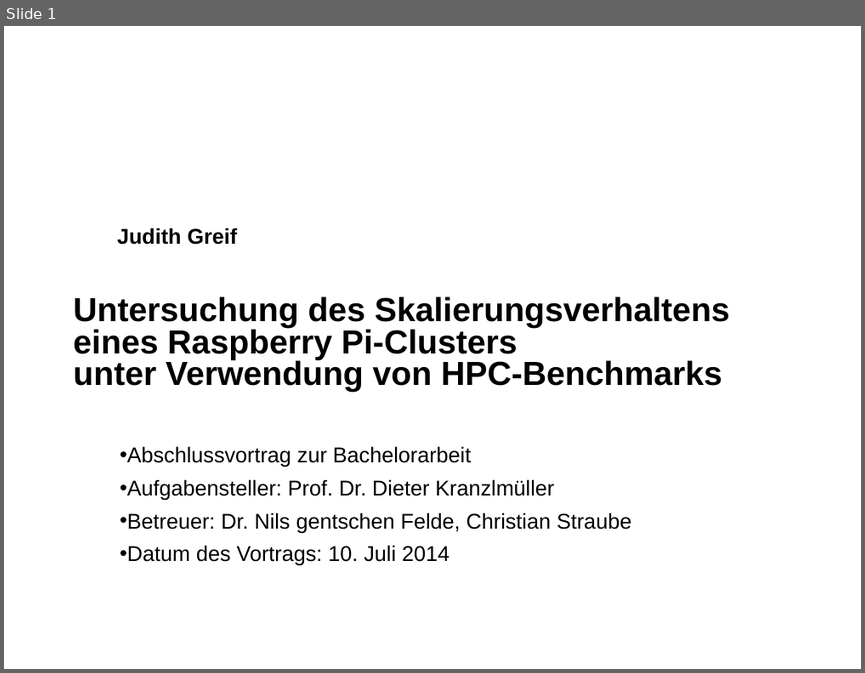
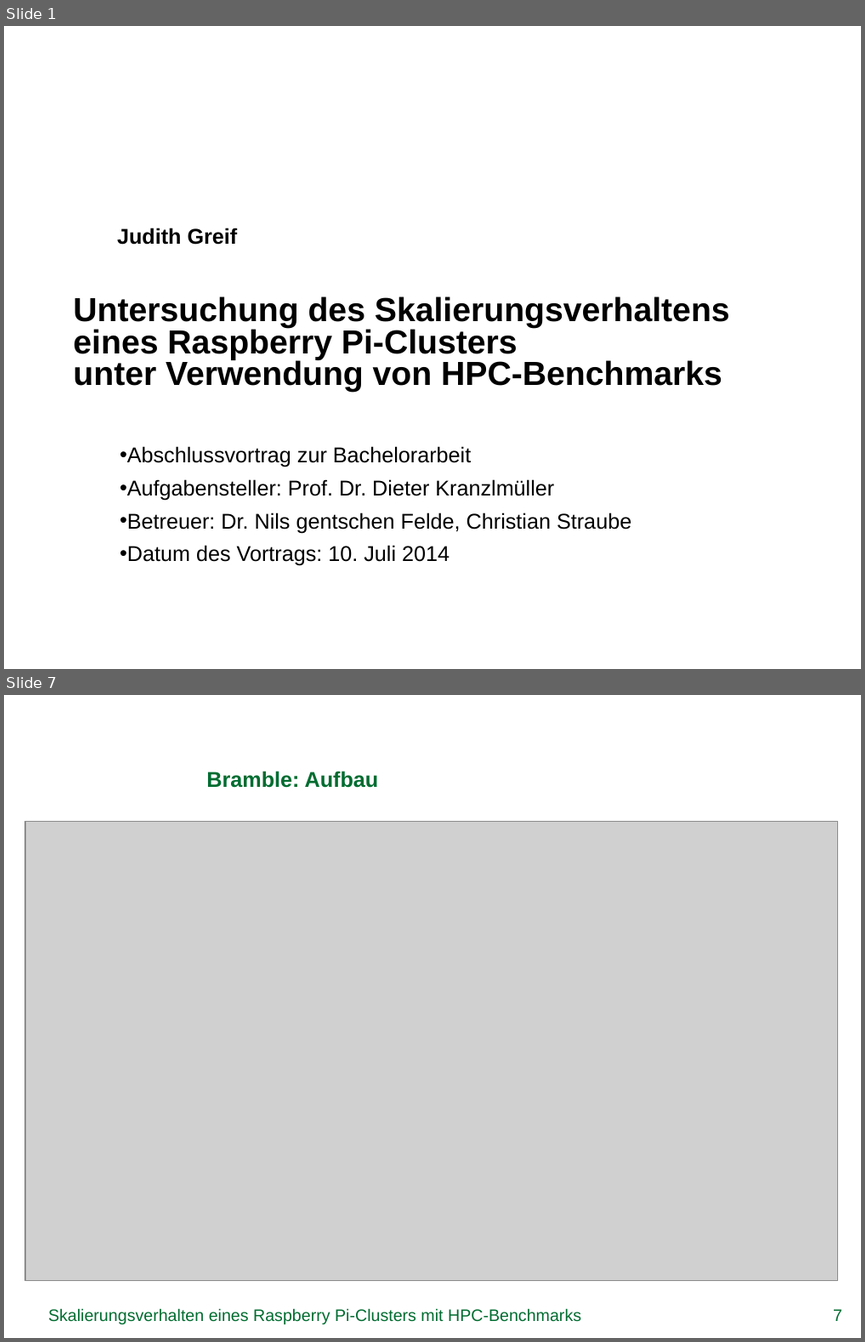
Before and after one commit to missgreenwood/bachelor-arbeit, a slide deck: Disputation/grei14.pptx. Shown one above the other, each under a label of ours: slide 1 before the commit, slides 1 and 7 after it; the slides between them are not shown. The pictures are 865x673 and 865x1342 pixels, drawn with LibreOffice and Linux fonts; fonts in the diff are those of the drawing; grey boxes stand for pictures; background and template pictures are left out. Boxes give left, top, right and bottom in pixels: in the first picture for what was removed or moved away, otherwise in the second. Text is boxed around its words. In the diff, an @@ line names an element or a change of style, - is before the commit and + after.

```diff
--- a/Disputation/grei14.pptx
+++ b/Disputation/grei14.pptx
@@ slide 7 added at [4, 695, 861, 1338], background picture (left out) @@
@@ title added at [206, 771, 379, 788], 18 pt, text #006C30, bold @@
+Bramble: Aufbau
@@ picture added at [25, 821, 838, 1280] @@
@@ text added at [48, 1308, 581, 1324], 14 pt, text #006C30 @@
+Skalierungsverhalten eines Raspberry Pi-Clusters mit HPC-Benchmarks
@@ page number added at [833, 1309, 842, 1321], 14 pt, text #006C30 @@
+7
```
Also in this commit, not shown: 3 slides changed, 6 other slides added, 2 other files.
